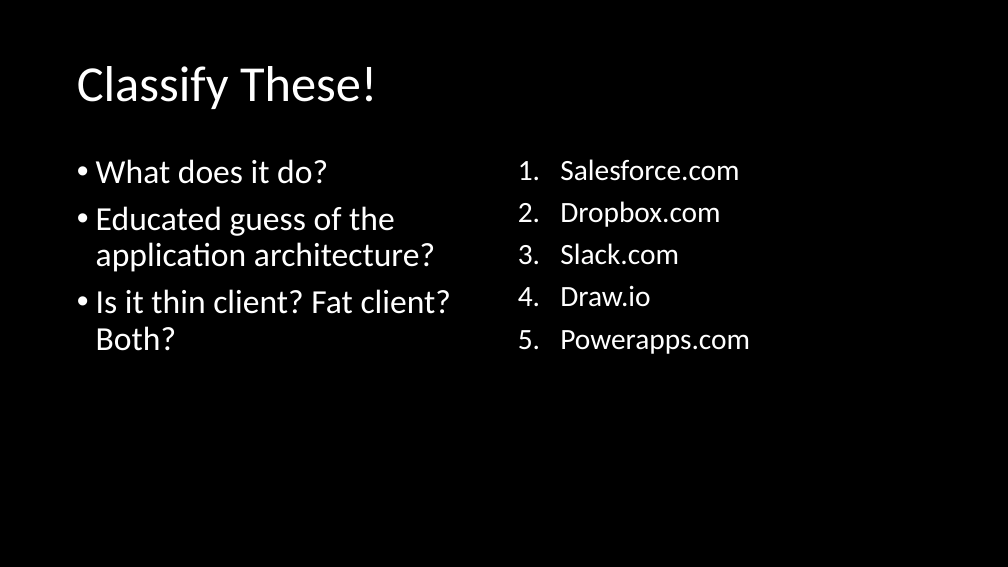
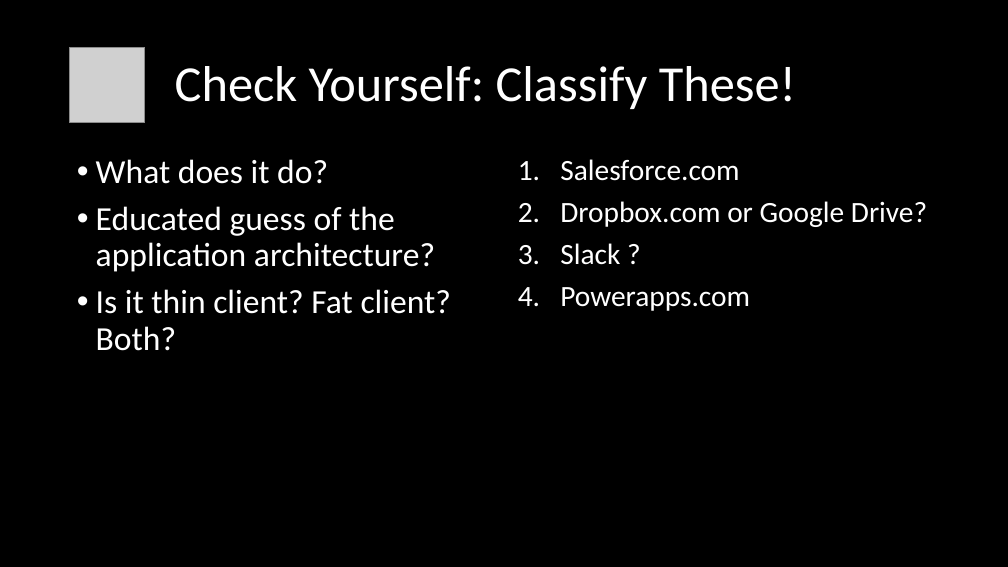
Before and after one commit to orstewar/ist346-content, a slide deck: slide 11 of content/09-services-application-architectures.pptx (slide 31 before the commit). Drawn at 1008x567 pixels with LibreOffice and Linux fonts; fonts in the diff are those of the drawing; grey boxes stand for pictures. Boxes give left, top, right and bottom in pixels: in the first picture for what was removed or moved away, otherwise in the second. Text is boxed around its words. In the diff, an @@ line names an element or a change of style, - is before the commit and + after.

```diff
--- a/content/09-services-application-architectures.pptx
+++ b/content/09-services-application-architectures.pptx
@@ picture added at [70, 47, 145, 123] @@
@@ title at [175, 66, 796, 109]: text changed @@
-Classify These!
+Check Yourself: Classify These!
@@ text at [560, 201, 927, 265]: text changed @@
-2. Dropbox.com
-3. Slack.com
-4. Draw.io
+2. Dropbox.com or Google Drive?
+3. Slack ?
```
Also in this commit, not shown: 4 other slides changed, 4 slides added, 23 slides removed, 2 other files.
